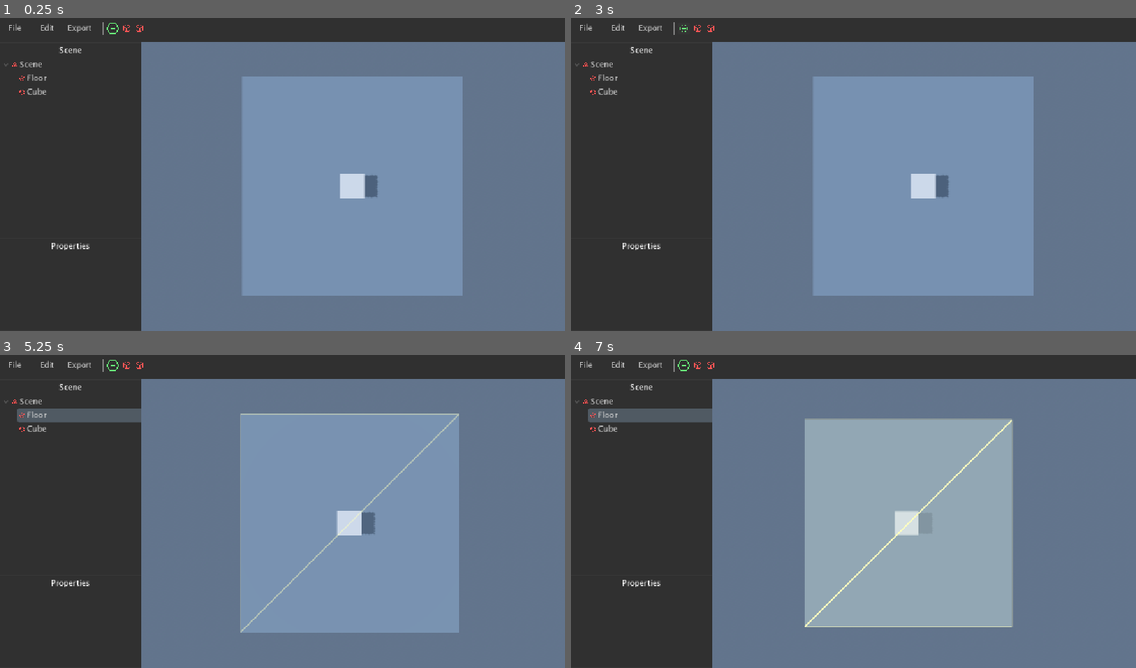
Above: before the commit, frames 1-4 (two rows, left to right).
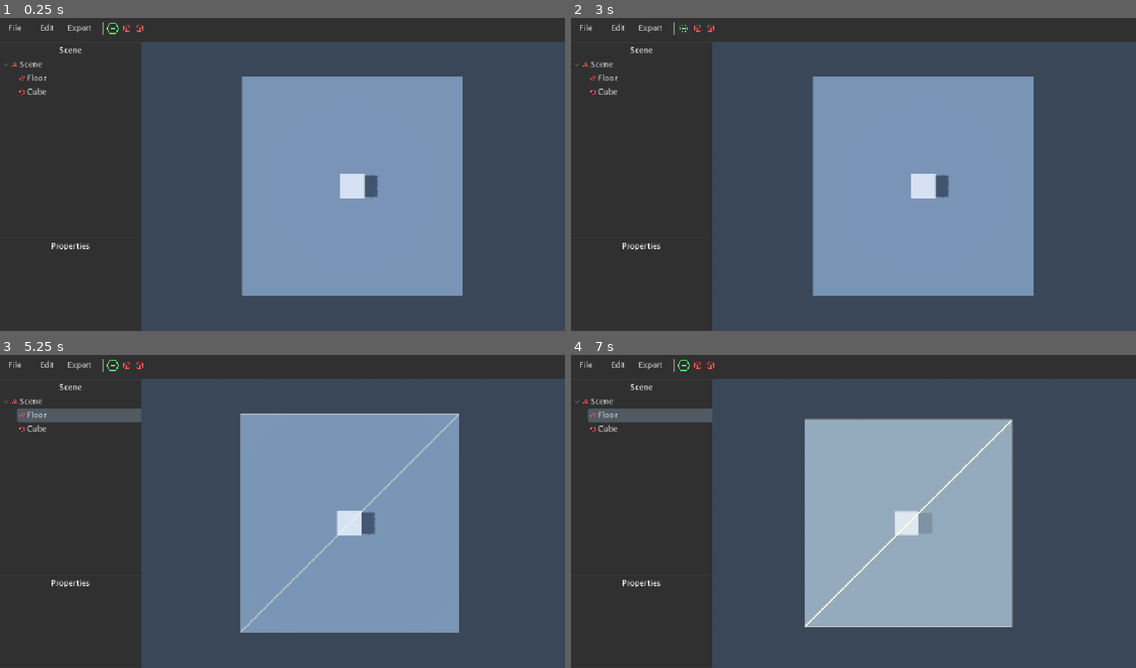
Above: after the commit, the same moments.

Repository: JustTobias31/VoxelisEditor
Game: Godot game, scene res://Main/Editor/UI.tscn
The game is run twice, just before and just after one commit, with the same random seed, the same clock (stepped at 60 frames per second) and the same inputs.
Inputs (mouse positions are in pixels of both pictures, inside the frame that each line leads up to):
- Up to frame 1 (0.25 s): no input
- Up to frame 2 (3 s): click "File" at 0.5 s; click "Edit" at 1.25 s; click "Export" at 2 s; click (684, 27) at 2.75 s
- Up to frame 3 (5.25 s): click (124, 364) at 3.5 s; click (141, 364) at 4.25 s; tap Enter (down) at 5 s; move the mouse to (406, 492) at 5.02 s; hold Right (right) from 5.03 s (still down); click (406, 492) at 5.17 s
- Up to frame 4 (7 s): move the mouse to (740, 524) at 5.77 s; release Right (right) at 5.78 s; hold Enter (down) 5.78-6.53 s; click (740, 524) at 5.92 s; tap Space at 6.5 s; move the mouse to (910, 439) at 6.52 s; hold Right (right) from 6.53 s (still down); click (910, 439) at 6.67 s

The runs differ from the first frame. In frame 1, 42% of the frame differs, in the area x 25-100%, y 7-100%; in frame 2, 42%; in frame 3, 42%; in frame 4, 45%.

Commit message:
bug fixes

Diff:
--- a/Main/Editor/Scripts/Objects.gd
+++ b/Main/Editor/Scripts/Objects.gd
@@ -48,11 +48,12 @@
 	propchanged.emit(obj,key,value)
 
 func select(id):
-	if selected != 0:
+	if selected != 0 and objects[selected].model:
 		objects[selected].model.get_node("Main").material_overlay.set_shader_parameter("highlight", false)
 	if id:
 		selected = id
-		objects[selected].model.get_node("Main").material_overlay.set_shader_parameter("highlight", true)
+		if objects[selected].model:
+			objects[selected].model.get_node("Main").material_overlay.set_shader_parameter("highlight", true)
 	else:
 		selected = 0
 	reselect.emit(id)
--- a/Main/Editor/UI.tscn
+++ b/Main/Editor/UI.tscn
@@ -173,7 +173,6 @@
 allow_search = false
 enable_drag_unfolding = false
 hide_root = true
-drop_mode_flags = 1
 
 [node name="Properties" type="Panel" parent="Main" unique_id=219278755]
 layout_mode = 1
--- a/Main/main.tscn
+++ b/Main/main.tscn
@@ -3,8 +3,11 @@
 [ext_resource type="Script" uid="uid://uqk4h1r3vu5k" path="res://Main/Editor/Scripts/Camera.gd" id="1_yh5la"]
 
 [sub_resource type="ProceduralSkyMaterial" id="ProceduralSkyMaterial_yh5la"]
+sky_horizon_color = Color(0.66224277, 0.6717428, 0.6867428, 1)
+sky_energy_multiplier = 0.5
 ground_bottom_color = Color(0.38431373, 0.45490196, 0.54901963, 1)
 ground_curve = 0.045947976
+ground_energy_multiplier = 0.5
 
 [sub_resource type="Sky" id="Sky_2w1kt"]
 sky_material = SubResource("ProceduralSkyMaterial_yh5la")
@@ -12,11 +15,12 @@
 [sub_resource type="Environment" id="Environment_qvhan"]
 background_mode = 2
 sky = SubResource("Sky_2w1kt")
+tonemap_mode = 2
 
 [node name="Node3D" type="Node3D" unique_id=2092636286]
 
 [node name="DirectionalLight3D" type="DirectionalLight3D" parent="." unique_id=1404371220]
-transform = Transform3D(-0.6998913, -0.40408248, -0.5889567, -0.51005137, -0.29447845, 0.8081648, -0.5000001, 0.8660255, 3.804157e-08, 0, 0, 0)
+transform = Transform3D(-0.6998912, -0.4040823, -0.58895653, -0.51005125, -0.2944783, 0.8081647, -0.5, 0.8660254, 8.142146e-08, 0, 0, 0)
 light_energy = 0.5
 shadow_enabled = true
 
